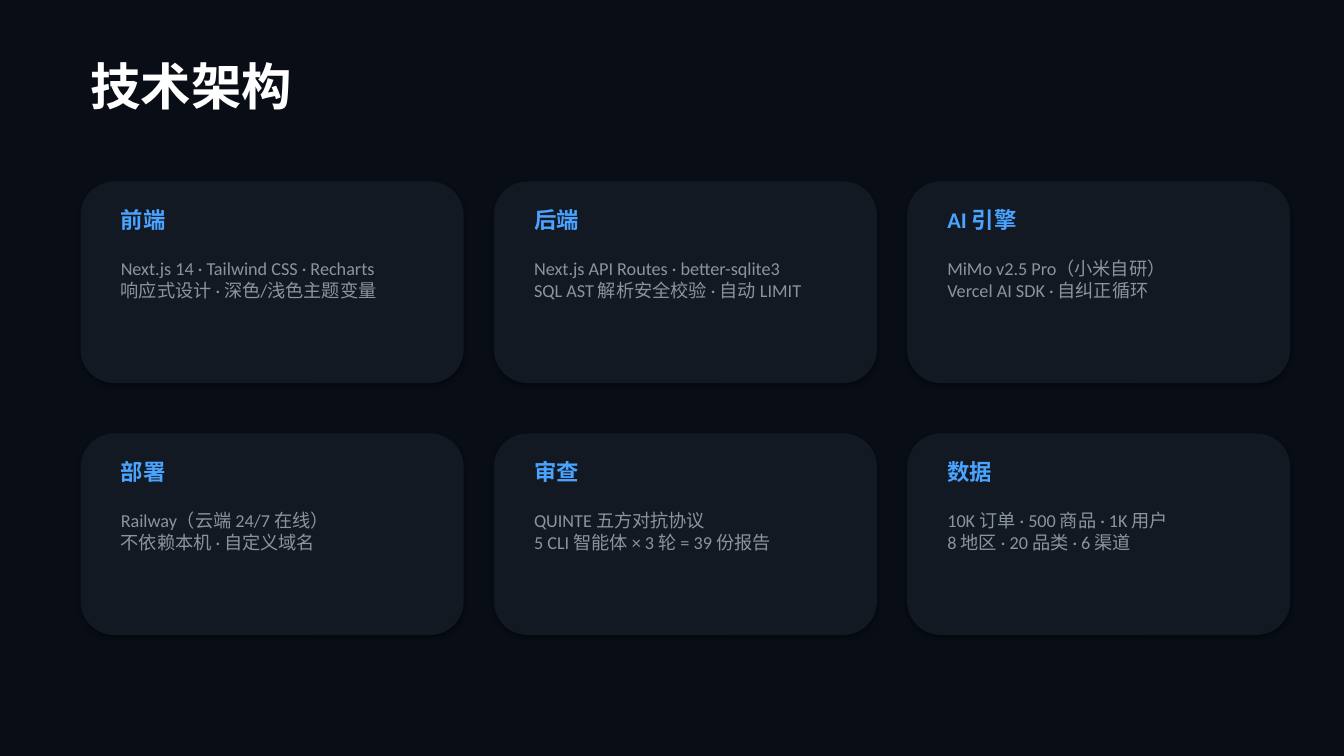
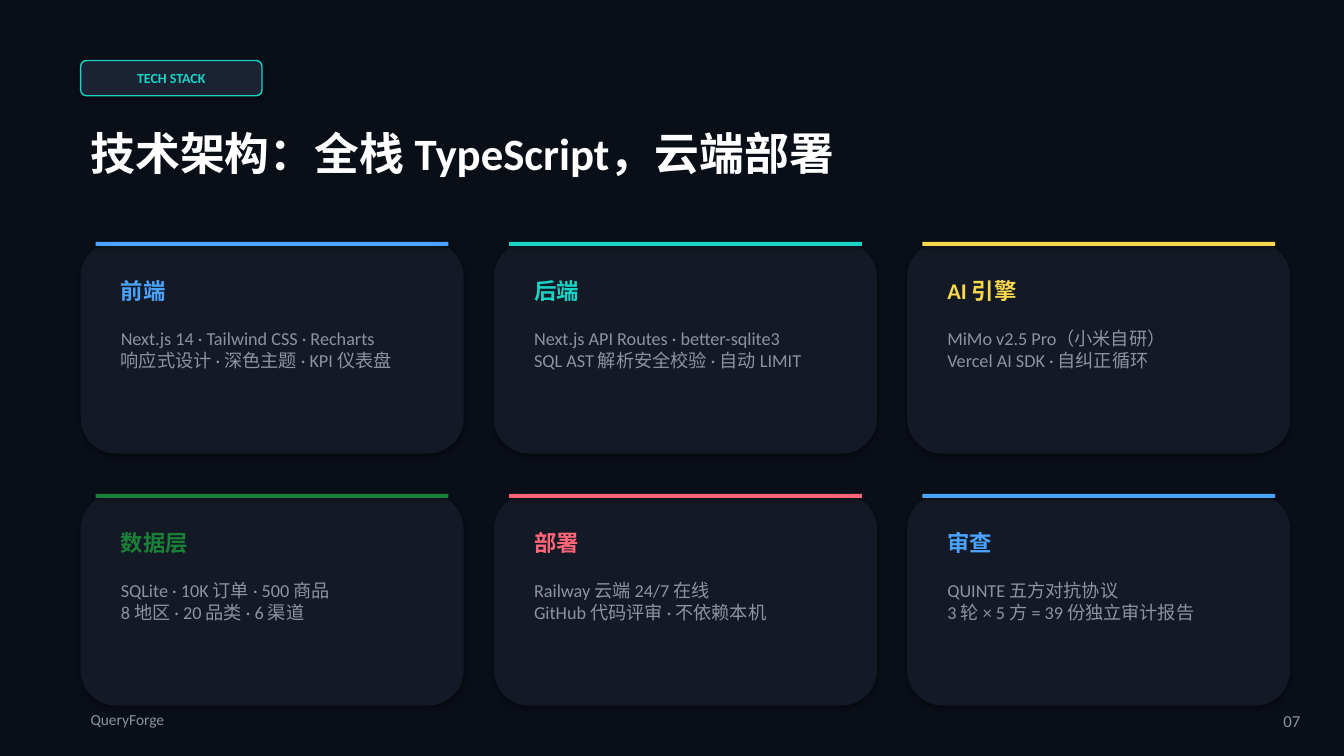
Before and after one commit to eric-stone-plus/queryforge, a slide deck: slide 7 of QueryForge-Pitch.pptx. Drawn at 1344x756 pixels with LibreOffice and Linux fonts; fonts in the diff are those of the drawing. Boxes give left, top, right and bottom in pixels: in the first picture for what was removed or moved away, otherwise in the second. Text is boxed around its words. In the diff, an @@ line names an element or a change of style, - is before the commit and + after.

Commit message:
feat: redesigned PPT with dark theme, 11 slides matching DataPilot style

```diff
--- a/QueryForge-Pitch.pptx
+++ b/QueryForge-Pitch.pptx
@@ background #080D16 to #0A0E17 @@
@@ rounded rectangle added at [81, 60, 262, 96], fill #1A2233, outline #19D3C5 1 pt, 10 pt, text #19D3C5, bold @@
+TECH STACK
@@ text at [91, 131, 834, 177]: text changed; size 36 to 32 pt @@
-技术架构
+技术架构：全栈 TypeScript，云端部署
@@ rounded rectangle removed at [907, 181, 1291, 383] @@
@@ rounded rectangle: place and size @@
-rounded rectangle at [81, 181, 464, 383]
+rounded rectangle at [81, 242, 464, 454]
@@ rectangle added at [96, 242, 449, 246], fill #4AA3FF @@
@@ fill #131922 to #141A25 in 5 elements at [907, 242, 1291, 454], [494, 494, 877, 706], [907, 494, 1291, 706], [81, 242, 464, 454], [494, 242, 877, 454] @@
@@ rounded rectangle: place and size @@
-rounded rectangle at [494, 181, 877, 383]
+rounded rectangle at [494, 242, 877, 454]
@@ rectangle added at [509, 242, 862, 246], fill #19D3C5 @@
@@ rounded rectangle: place and size @@
-rounded rectangle at [81, 434, 464, 635]
+rounded rectangle at [907, 242, 1291, 454]
@@ rectangle added at [923, 242, 1275, 246], fill #F7D74D @@
@@ text "后端" at [534, 280, 579, 301]: text colour #4AA3FF to #19D3C5 @@
@@ 3 texts: place and size @@
-3 texts at [121, 209, 1017, 230]
+3 texts at [121, 280, 1017, 301]
@@ text "AI 引擎" at [947, 280, 1017, 301]: text colour #4AA3FF to #F7D74D @@
@@ text "Next.js API Routes · better-sqlite3 ...": place and size @@
-text "Next.js API Routes · better-sqlite3 ..." at [534, 262, 801, 300]
+text "Next.js API Routes · better-sqlite3 ..." at [534, 332, 801, 370]
@@ text "MiMo v2.5 Pro（小米自研） Vercel AI ...": place and size @@
-text "MiMo v2.5 Pro（小米自研） Vercel AI ..." at [947, 260, 1165, 299]
+text "MiMo v2.5 Pro（小米自研） Vercel AI ..." at [947, 330, 1165, 369]
@@ text at [121, 332, 392, 369]: text changed @@
-Next.js 14 · Tailwind CSS · Recharts
-响应式设计 · 深色/浅色主题变量
+Next.js 14 · Tailwind CSS · Recharts
+响应式设计 · 深色主题 · KPI 仪表盘
@@ rounded rectangle added at [81, 494, 464, 706], fill #141A25 @@
@@ rectangle added at [96, 494, 449, 498], fill #1A7F37 @@
@@ rounded rectangle: place and size @@
-rounded rectangle at [494, 434, 877, 635]
+rounded rectangle at [494, 494, 877, 706]
@@ rectangle added at [509, 494, 862, 498], fill #FF657A @@
@@ rounded rectangle: place and size @@
-rounded rectangle at [907, 434, 1291, 635]
+rounded rectangle at [907, 494, 1291, 706]
@@ rectangle added at [923, 494, 1275, 498], fill #4AA3FF @@
@@ text at [121, 532, 188, 553]: text changed; text colour #4AA3FF to #1A7F37 @@
-数据
+数据层
@@ text "部署": place and size @@
-text "部署" at [121, 461, 166, 482]
+text "部署" at [534, 532, 579, 553]
@@ text "部署" at [534, 532, 579, 553]: text colour #4AA3FF to #FF657A @@
@@ text "审查": place and size @@
-text "审查" at [534, 461, 579, 482]
+text "审查" at [947, 532, 992, 553]
@@ text at [121, 582, 329, 621]: text changed @@
-10K 订单 · 500 商品 · 1K 用户
-8 地区 · 20 品类 · 6 渠道
+SQLite · 10K 订单 · 500 商品
+8 地区 · 20 品类 · 6 渠道
@@ text at [534, 581, 767, 621]: text changed @@
-Railway（云端 24/7 在线）
-不依赖本机 · 自定义域名
+Railway 云端 24/7 在线
+GitHub 代码评审 · 不依赖本机
@@ text at [947, 582, 1194, 621]: text changed @@
-QUINTE 五方对抗协议
-5 CLI 智能体 × 3 轮 = 39 份报告
+QUINTE 五方对抗协议
+3 轮 × 5 方 = 39 份独立审计报告
@@ text added at [91, 715, 165, 728], 11 pt, text #8B949E @@
+QueryForge
@@ text added at [1283, 716, 1300, 727], 12 pt, text #8B949E @@
+07
```
Also in this commit, not shown: 4 other slides changed, 6 slides added, 5 slides removed, 2 other files.
